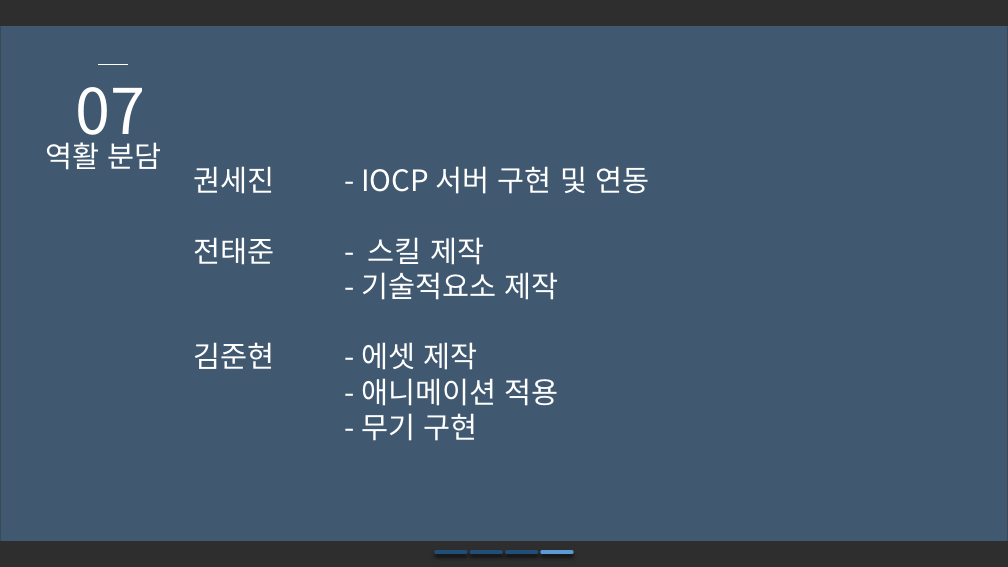
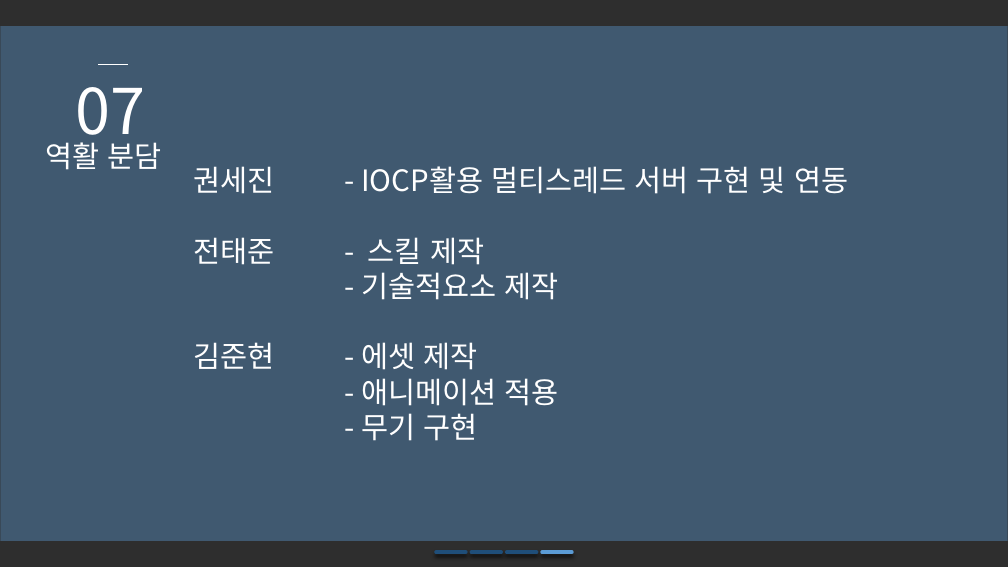
Before and after one commit to SuperTaeJun/GraduationWork, a slide deck: slide 18 of 졸업작품 제안서/졸업작품 제안서ver2.pptx. Drawn at 1008x567 pixels with LibreOffice and Linux fonts; fonts in the diff are those of the drawing; background and template pictures are left out; a plain dark background stands for a picture behind light text. Boxes give left, top, right and bottom in pixels: in the first picture for what was removed or moved away, otherwise in the second. Text is boxed around its words. In the diff, an @@ line names an element or a change of style, - is before the commit and + after.

```diff
--- a/졸업작품 제안서/졸업작품 제안서ver2.pptx
+++ b/졸업작품 제안서/졸업작품 제안서ver2.pptx
@@ text at (193,166,848,194): text changed @@
-권세진 - IOCP 서버 구현 및 연동
+권세진 - IOCP활용 멀티스레드 서버 구현 및 연동
```
Also in this commit, not shown: 2 other slides changed.
